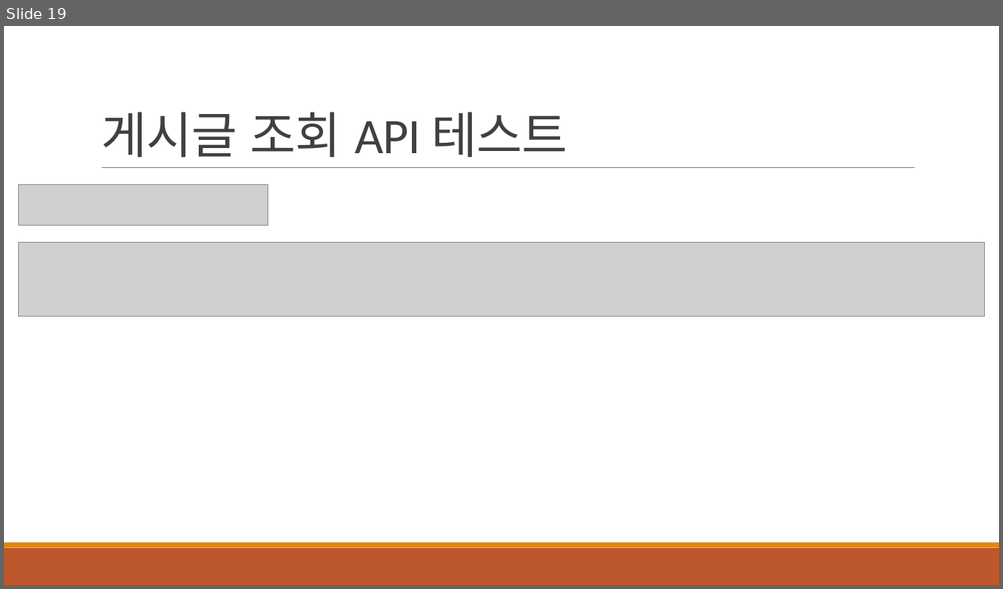
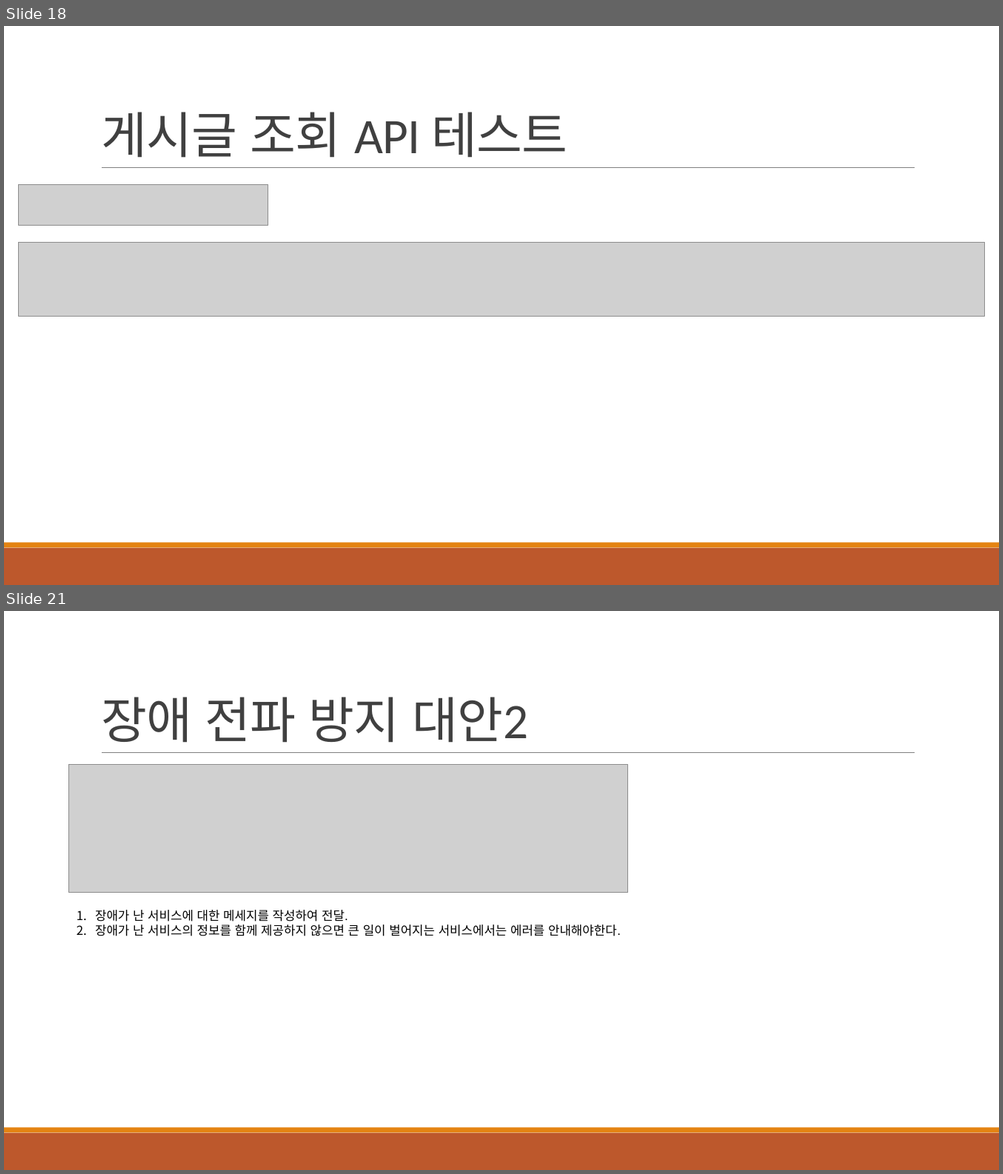
Before and after one commit to khb3025/study-msa, a slide deck: msa-ppt/3.데이터 조회 API 구현.pptx. Shown one above the other, each under a label of ours: slide 19 before the commit, slides 18 and 21 after it; the slides between them are not shown. The pictures are 1003x589 and 1003x1174 pixels, drawn with LibreOffice and Linux fonts; fonts in the diff are those of the drawing; grey boxes stand for pictures. Boxes give left, top, right and bottom in pixels: in the first picture for what was removed or moved away, otherwise in the second. Text is boxed around its words. In the diff, an @@ line names an element or a change of style, - is before the commit and + after.

Commit message:
feat : MSA 장애 전파 방지 전략
1. 요청에 대한 응답을 null로 처리 - 요청 서비스의 정보를 추가하지 않아도
   서비스에 큰 이슈가 발생하지 않을 경우.
2. 장애가 발생한 서비스에 대한 안내 message 와 ErrorCode 전달

```diff
--- a/msa-ppt/3.데이터 조회 API 구현.pptx
+++ b/msa-ppt/3.데이터 조회 API 구현.pptx
@@ slide 21 added at <box>4,611,999,1170</box>, background #FFFFFF; not listed: 3 template elements that a slide beside it also shows @@
@@ title added at <box>101,697,529,743</box>, 48 pt, text #404040 @@
+장애 전파 방지 대안2
@@ picture added at <box>69,765,628,893</box> @@
@@ text added at <box>95,910,620,937</box>, 12 pt, text #000000 @@
+1. 장애가 난 서비스에 대한 메세지를 작성하여 전달.
+2. 장애가 난 서비스의 정보를 함께 제공하지 않으면 큰 일이 벌어지는 서비스에서는 에러를 안내해야한다.
@@ what was slide 19 is now slide 18 @@
```
Also in this commit, not shown: 5 other slides added, 1 slide removed, 2 other files.
